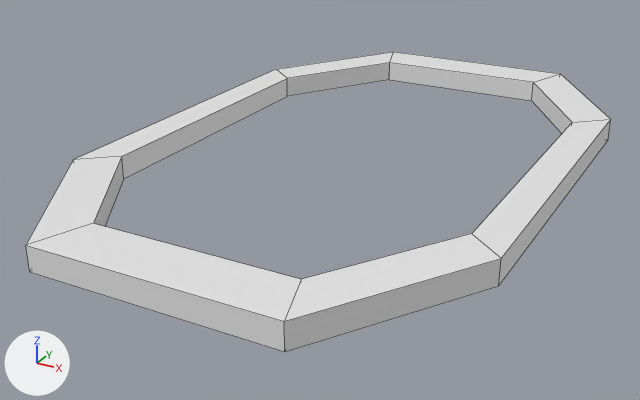
What one commit did to the Blender file Assets/Models/FirstLVL/ConrtuctFiles/SepperateTriggers.blend.
Camera for both pictures: a 50 mm lens placed at (10.44, -21.25, 8.81), pointed at (-0.68, -1.03, -1.3). Arrows for +X, +Y and +Z are at lower left; the lights stay in place. Mesh edges are drawn as thin lines.

Script lines for the objects in view, before the commit:
```python
ob_cube_001 = bpy.data.objects.new('Cube.001', me_cube_002)
ob_cube_001.location = (0.0, 0.0, 0.0)
ob_cube_002 = bpy.data.objects.new('Cube.002', me_cube_003)
ob_cube_002.location = (0.0, 0.0, 0.0)
ob_cube_003 = bpy.data.objects.new('Cube.003', me_cube_004)
ob_cube_003.location = (0.0, 0.0, 0.0)
ob_cube_004 = bpy.data.objects.new('Cube.004', me_cube_005)
ob_cube_004.location = (0.0, 0.0, 0.0)
ob_cube_005 = bpy.data.objects.new('Cube.005', me_cube_006)
ob_cube_005.location = (0.0, 0.0, 0.0)
ob_cube_006 = bpy.data.objects.new('Cube.006', me_cube_007)
ob_cube_006.location = (0.0, 0.0, 0.0)
ob_cube_007 = bpy.data.objects.new('Cube.007', me_cube_008)
ob_cube_007.location = (0.0, 0.0, 0.0)
ob_cube_008 = bpy.data.objects.new('Cube.008', me_cube_009)
ob_cube_008.location = (0.0, 0.0, 0.0)
```
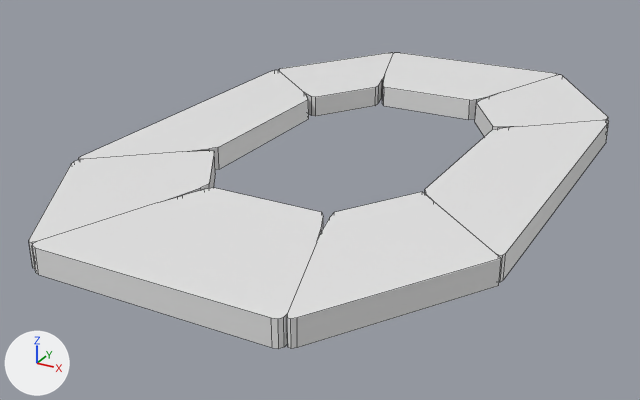
Boxes (x1, y1, x2, y2) around the edits, measured in the pictures (640 x 400 px):
'Cube.002', reshaped (26% taller): before (26, 224, 301, 352); after (32, 188, 323, 349)
'Cube.003', reshaped (34% taller): before (284, 234, 501, 351); after (287, 192, 501, 349)
'Cube.004', reshaped (32% wider): before (472, 119, 611, 285); after (425, 120, 609, 282)
'Cube.008', reshaped (8% wider, 8% shorter): before (74, 69, 287, 178); after (78, 70, 309, 170)
'Cube.001', reshaped: before (26, 156, 124, 245); after (29, 151, 215, 269)
'Cube.006', reshaped (36% taller): before (389, 52, 559, 101); after (382, 53, 557, 120)
'Cube.007', reshaped (42% taller): before (277, 52, 394, 96); after (278, 53, 393, 116)
'Cube.005', reshaped (70% wider): before (532, 74, 610, 134); after (475, 75, 608, 137)
part 1 of me_cube_002, built on: before (26, 156, 124, 245); after (29, 151, 215, 269)
part 3 of me_cube_003, built on: before (26, 224, 301, 352); after (32, 188, 323, 349)
part 5 of me_cube_004, built on: before (284, 234, 501, 351); after (287, 192, 501, 349)
part 7 of me_cube_005, built on: before (472, 119, 611, 285); after (425, 120, 609, 282)
part 9 of me_cube_006, built on: before (532, 74, 610, 134); after (475, 75, 608, 137)
part 11 of me_cube_007, built on: before (389, 52, 559, 101); after (382, 53, 557, 120)
part 13 of me_cube_008, built on: before (277, 52, 394, 96); after (278, 53, 393, 116)
part 15 of me_cube_009, built on: before (74, 69, 287, 178); after (78, 70, 309, 170)

The change, as a diff of the scene's bpy script:
```diff
--- a/Assets/Models/FirstLVL/ConrtuctFiles/SepperateTriggers.blend.py
+++ b/Assets/Models/FirstLVL/ConrtuctFiles/SepperateTriggers.blend.py
@@ me_cube_002 @@
-me_cube_002.from_pydata(...)  # 8 vertices, 4 faces; spans x -5.86..-2.68, y -9.43..-4.32, z -0.3..0.35
+me_cube_002.from_pydata(...)  # 32 vertices, 18 faces; spans x -5.76..-1.75, y -9.28..-2.82, z -0.3..0.35
+# me_cube_002 part 1: the whole mesh is rebuilt
+# me_cube_002 part 2: the surface is now shaded smooth
@@ me_cube_003 @@
-me_cube_003.from_pydata(...)  # 8 vertices, 4 faces; spans x -3.2..3.2, y -9.43..-7.91, z -0.3..0.35
+me_cube_003.from_pydata(...)  # 32 vertices, 18 faces; spans x -3.12..3.12, y -9.43..-4.91, z -0.3..0.35
+# me_cube_003 part 3: the whole mesh is rebuilt
+# me_cube_003 part 4: the surface is now shaded smooth
@@ me_cube_004 @@
-me_cube_004.from_pydata(...)  # 8 vertices, 4 faces; spans x 2.68..5.86, y -9.43..-4.32, z -0.3..0.35
+me_cube_004.from_pydata(...)  # 20 vertices, 11 faces; spans x 1.76..5.86, y -9.28..-2.68, z -0.3..0.35
+# me_cube_004 part 5: 6 vertices removed from x 2.68..4.92, y -9.43..-4.32, z -0.3..0.35; 18 vertices added at x 1.76..3.34, y -9.28..-2.68, z -0.3..0.35
+# me_cube_004 part 6: the surface is now shaded smooth
@@ me_cube_005 @@
-me_cube_005.from_pydata(...)  # 8 vertices, 4 faces; spans x 4.92..5.86, y -5.15..5.15, z -0.3..0.35
+me_cube_005.from_pydata(...)  # 32 vertices, 18 faces; spans x 3.06..5.86, y -5.02..5.02, z -0.3..0.35
+# me_cube_005 part 7: the whole mesh is rebuilt
+# me_cube_005 part 8: the surface is now shaded smooth
@@ me_cube_006 @@
-me_cube_006.from_pydata(...)  # 8 vertices, 4 faces; spans x 2.68..5.86, y 4.32..9.43, z -0.3..0.35
+me_cube_006.from_pydata(...)  # 32 vertices, 18 faces; spans x 1.76..5.76, y 2.83..9.28, z -0.3..0.35
+# me_cube_006 part 9: the whole mesh is rebuilt
+# me_cube_006 part 10: the surface is now shaded smooth
@@ me_cube_007 @@
-me_cube_007.from_pydata(...)  # 8 vertices, 4 faces; spans x -3.2..3.2, y 7.91..9.43, z -0.3..0.35
+me_cube_007.from_pydata(...)  # 32 vertices, 18 faces; spans x -3.12..3.12, y 4.92..9.43, z -0.3..0.35
+# me_cube_007 part 11: the whole mesh is rebuilt
+# me_cube_007 part 12: the surface is now shaded smooth
@@ me_cube_008 @@
-me_cube_008.from_pydata(...)  # 8 vertices, 4 faces; spans x -5.86..-2.68, y 4.32..9.43, z -0.3..0.35
+me_cube_008.from_pydata(...)  # 32 vertices, 18 faces; spans x -5.76..-1.75, y 2.83..9.28, z -0.3..0.35
+# me_cube_008 part 13: the whole mesh is rebuilt
+# me_cube_008 part 14: the surface is now shaded smooth
@@ me_cube_009 @@
-me_cube_009.from_pydata(...)  # 8 vertices, 4 faces; spans x -5.86..-4.92, y -5.15..5.15, z -0.3..0.35
+me_cube_009.from_pydata(...)  # 32 vertices, 18 faces; spans x -5.86..-3.05, y -5.02..5.02, z -0.3..0.35
+# me_cube_009 part 15: the whole mesh is rebuilt
+# me_cube_009 part 16: the surface is now shaded smooth
```
